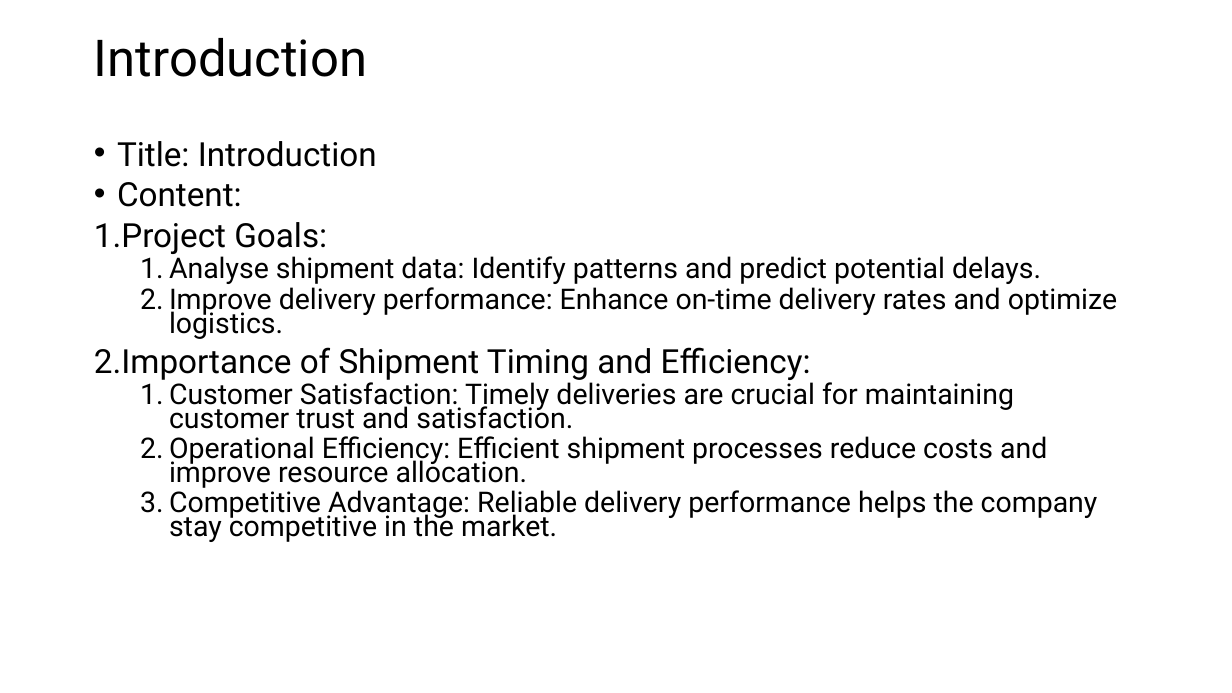
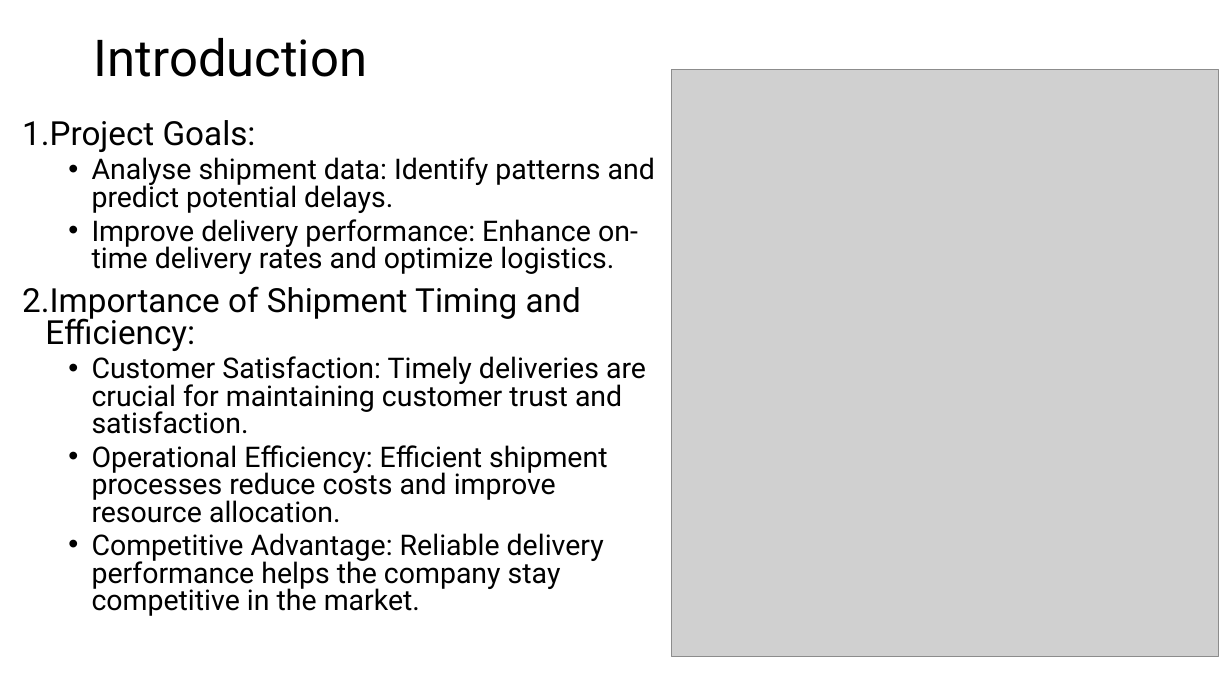
Before and after one commit to dansileshi/Shipment-Delay-Analysis, a slide deck: slide 2 of Shipment Delay Analysis Overview.pptx. Drawn at 1232x693 pixels with LibreOffice and Linux fonts; fonts in the diff are those of the drawing; grey boxes stand for pictures. Boxes give left, top, right and bottom in pixels: in the first picture for what was removed or moved away, otherwise in the second. Text is boxed around its words. In the diff, an @@ line names an element or a change of style, - is before the commit and + after.

```diff
--- a/Shipment Delay Analysis Overview.pptx
+++ b/Shipment Delay Analysis Overview.pptx
@@ picture added at (672, 69, 1219, 656) @@
@@ text "Project Goals:": place and size @@
-text "Project Goals:" at (94, 141, 1117, 542)
+text "Project Goals:" at (22, 120, 655, 616)
@@ text "Project Goals:" at (22, 120, 655, 616): line spacing 0.7 to 0.8; bullet 1. to • @@
@@ text at (117, 141, 377, 207): paragraphs removed @@
-• Title: Introduction
-• Content:
```
Also in this commit, not shown: 6 other slides changed, 2 slides added, 8 slides removed, 9 other files.
